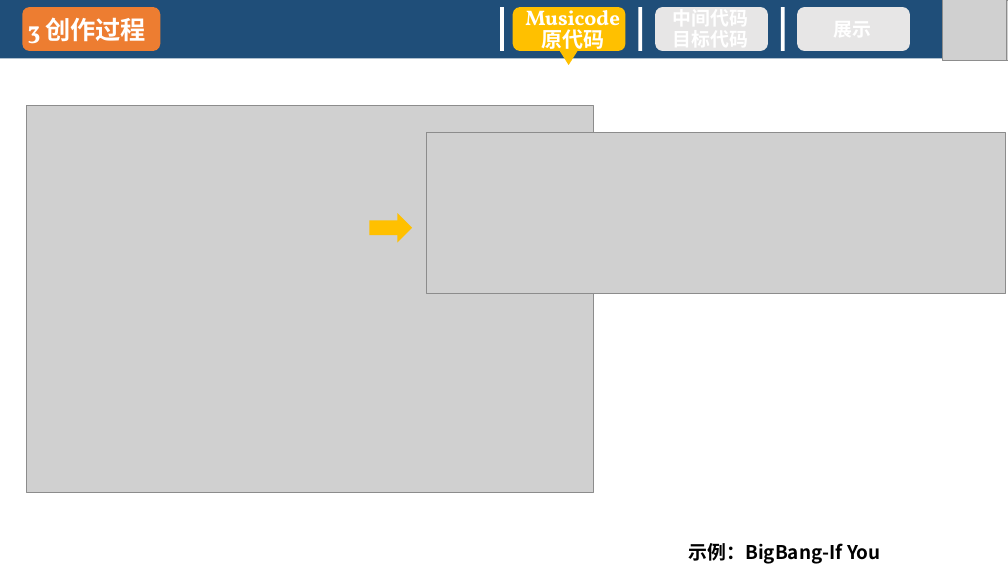
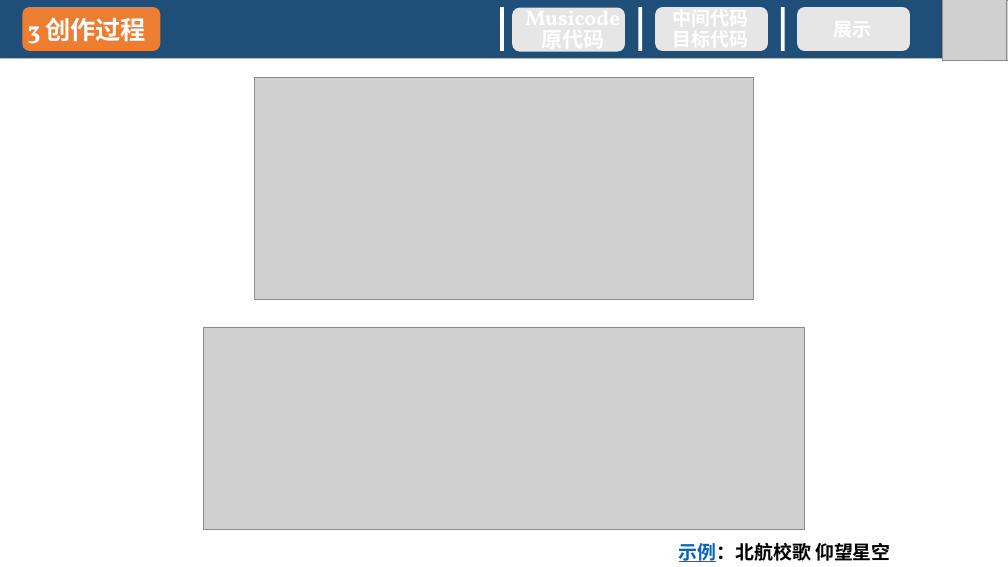
Before and after one commit to hyc2026/musicode, a slide deck: slide 11 of Pre.pptx (slide 10 before the commit). Drawn at 1008x567 pixels with LibreOffice and Linux fonts; fonts in the diff are those of the drawing; grey boxes stand for pictures; background and template pictures are left out. Boxes give left, top, right and bottom in pixels: in the first picture for what was removed or moved away, otherwise in the second. Text is boxed around its words. In the diff, an @@ line names an element or a change of style, - is before the commit and + after.

```diff
--- a/Pre.pptx
+++ b/Pre.pptx
@@ rounded rectangle at (513, 8, 625, 51): fill #FFC000 to #E7E6E6 @@
@@ triangle removed at (560, 51, 577, 65) @@
@@ picture added at (254, 77, 754, 299) @@
@@ picture removed at (26, 105, 593, 492) @@
@@ picture removed at (426, 132, 1005, 293) @@
@@ right arrow removed at (370, 213, 412, 243) @@
@@ picture added at (203, 327, 805, 529) @@
@@ text at (679, 543, 891, 562): text changed @@
-示例：BigBang-If You
+示例：北航校歌 仰望星空
```
Also in this commit, not shown: 5 other slides changed, 1 slide added, 2 slides removed, 2 other files.
